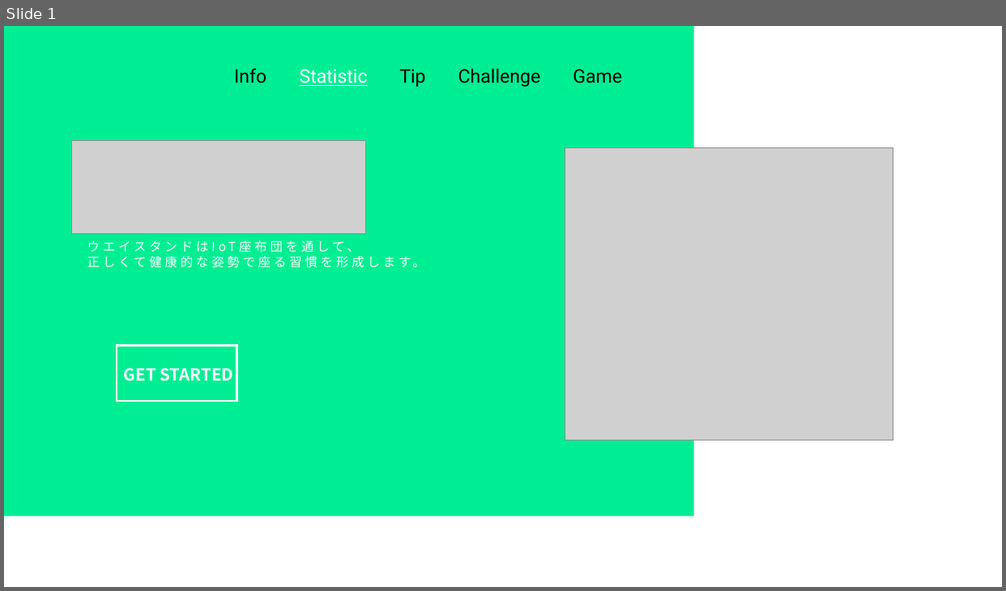
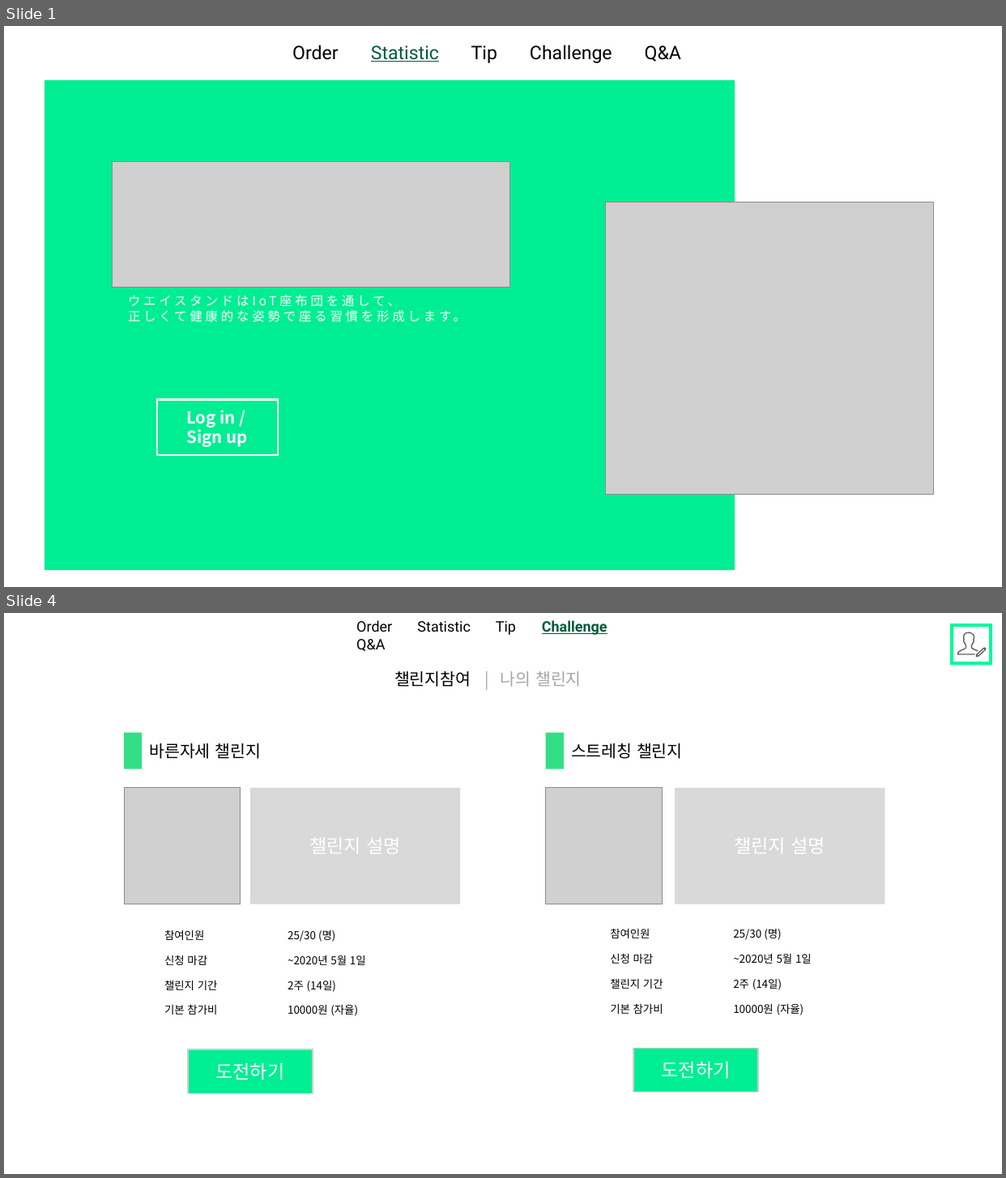
Before and after one commit to 2hj/2020capstone-7, a slide deck: ui/웹UI.pptx. Shown one above the other, each under a label of ours: slide 1 before the commit, slides 1 and 4 after it; the slides between them are not shown. The pictures are 1006x591 and 1006x1178 pixels, drawn with LibreOffice and Linux fonts; fonts in the diff are those of the drawing; grey boxes stand for pictures. Boxes give left, top, right and bottom in pixels: in the first picture for what was removed or moved away, otherwise in the second. Text is boxed around its words. In the diff, an @@ line names an element or a change of style, - is before the commit and + after.

```diff
--- a/ui/웹UI.pptx
+++ b/ui/웹UI.pptx
@@ slide 4 added at bbox=[4, 613, 1002, 1174], background #FFFFFF @@
@@ text added at bbox=[356, 620, 607, 635], 14 pt, text #000000 @@
+Order Statistic Tip Challenge Q&A
@@ rectangle added at bbox=[952, 626, 991, 663], outline #00FA99 3 pt @@
@@ freeform shape added at bbox=[957, 632, 987, 658], fill #5F5F5F @@
@@ text added at bbox=[394, 671, 582, 687], 16 pt, text #A6A6A6 @@
+챌린지참여 | 나의 챌린지
@@ rectangle added at bbox=[124, 733, 142, 769], fill #00D766 at 80% opacity @@
@@ rectangle added at bbox=[546, 733, 564, 769], fill #00D766 at 80% opacity @@
@@ text added at bbox=[149, 743, 261, 759], 16 pt, text #000000 @@
+바른자세 챌린지
@@ text added at bbox=[571, 743, 683, 759], 16 pt, text #000000 @@
+스트레칭 챌린지
@@ picture added at bbox=[124, 788, 240, 905] @@
@@ rectangle added at bbox=[250, 788, 461, 905], fill #D9D9D9, 18 pt, text #FFFFFF @@
+챌린지 설명
@@ picture added at bbox=[546, 788, 662, 905] @@
@@ rectangle added at bbox=[675, 788, 885, 905], fill #D9D9D9, 18 pt, text #FFFFFF @@
+챌린지 설명
@@ table added at bbox=[157, 923, 404, 1023], 4 rows, 2 columns @@
+참여인원 | 25/30 (명)
+신청 마감 | ~2020년 5월 1일
+챌린지 기간 | 2주 (14일)
+기본 참가비 | 10000원 (자율)
@@ table added at bbox=[603, 922, 850, 1022], 4 rows, 2 columns @@
+참여인원 | 25/30 (명)
+신청 마감 | ~2020년 5월 1일
+챌린지 기간 | 2주 (14일)
+기본 참가비 | 10000원 (자율)
@@ rectangle added at bbox=[188, 1050, 313, 1093], fill #00EE93, outline #D0CECE 1 pt, 18 pt, text #FFFFFF @@
+도전하기
@@ rectangle added at bbox=[633, 1048, 759, 1093], fill #00EE93, outline #D0CECE 1 pt, 18 pt, text #FFFFFF @@
+도전하기
@@ slide 1 changed as well @@
@@ text at bbox=[292, 45, 681, 63]: text changed @@
-Info Statistic Tip Challenge Game
+Order Statistic Tip Challenge Q&A
@@ picture: place and size @@
-picture at bbox=[71, 140, 365, 233]
+picture at bbox=[112, 162, 509, 288]
@@ text "ウエイスタンドはIoT座布団を通して、": place and size @@
-text "ウエイスタンドはIoT座布団を通して、" at bbox=[87, 241, 425, 270]
+text "ウエイスタンドはIoT座布団を通して、" at bbox=[128, 295, 466, 324]
@@ 2 rectangles, 1 picture: place and size @@
-2 rectangles, 1 picture at bbox=[4, 26, 893, 516]
+2 rectangles, 1 picture at bbox=[44, 80, 934, 570]
@@ text at bbox=[186, 410, 247, 447]: text changed @@
-GET STARTED
+Log in / Sign up
```
Also in this commit, not shown: 1 other slide changed, 3 other slides added, 5 slides removed, 12 other files.
